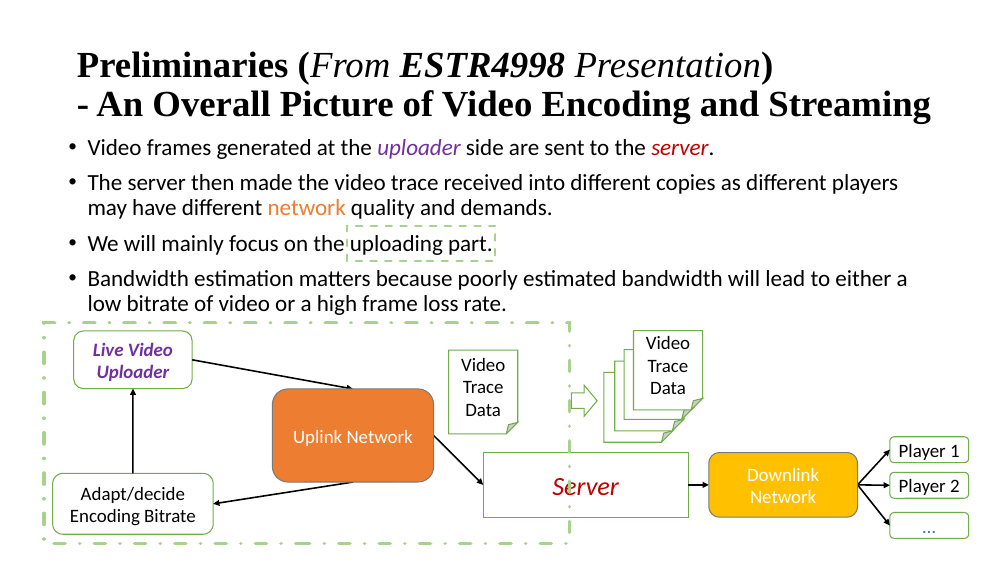
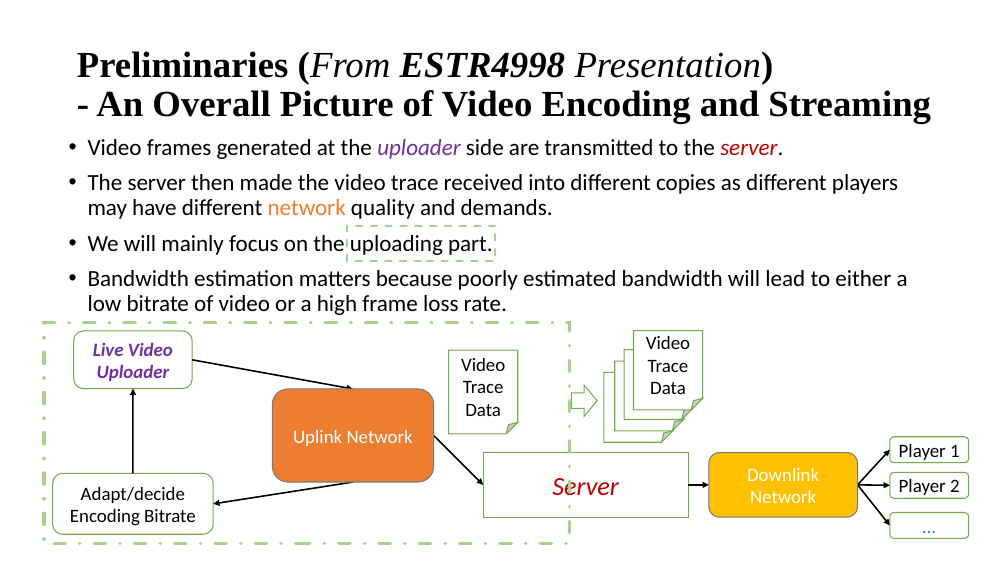
Before and after one commit to williamzheng0711/online-cdf-streaming, a slide deck: slide 3 of ESTR4999_Notes/ESTR4999_Presentation.pptx. Drawn at 1008x567 pixels with LibreOffice and Linux fonts; fonts in the diff are those of the drawing. Boxes give left, top, right and bottom in pixels: in the first picture for what was removed or moved away, otherwise in the second. Text is boxed around its words. In the diff, an @@ line names an element or a change of style, - is before the commit and + after.

Commit message:
push

```diff
--- a/ESTR4999_Notes/ESTR4999_Presentation.pptx
+++ b/ESTR4999_Notes/ESTR4999_Presentation.pptx
@@ text at bbox=[88, 139, 783, 159]: text changed @@
-• Video frames generated at the uploader side are sent to the server.
+• Video frames generated at the uploader side are transmitted to the server.
```
Also in this commit, not shown: 1 other slide changed.
